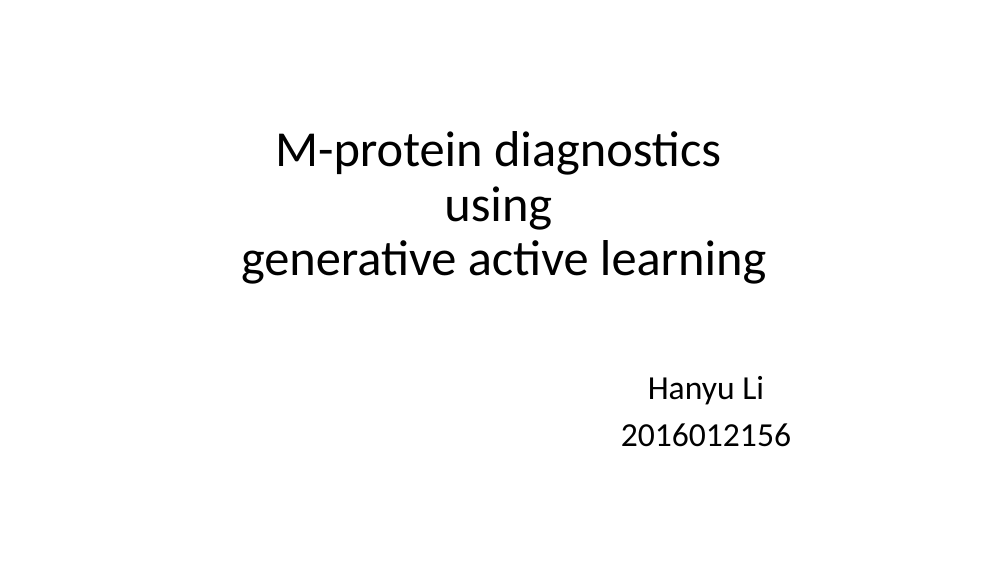
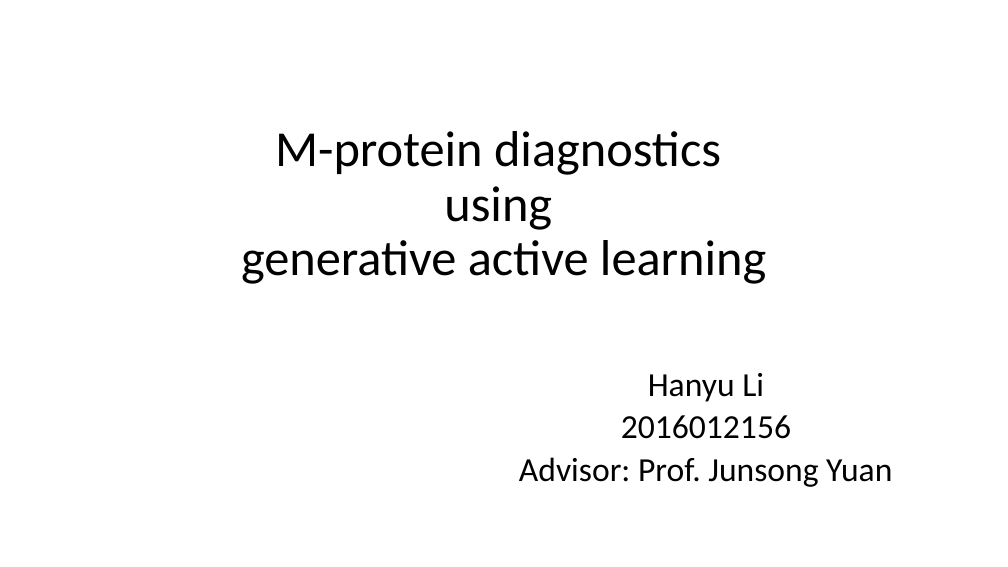
Before and after one commit to Adamli12/M-protein, a slide deck: slide 1 of report/M-protain_active_generative.pptx. Drawn at 1008x567 pixels with LibreOffice and Linux fonts; fonts in the diff are those of the drawing. Boxes give left, top, right and bottom in pixels: in the first picture for what was removed or moved away, otherwise in the second. Text is boxed around its words. In the diff, an @@ line names an element or a change of style, - is before the commit and + after.

```diff
--- a/report/M-protain_active_generative.pptx
+++ b/report/M-protain_active_generative.pptx
@@ subtitle at <box>621,373,791,439</box>: line spacing 0.9 to 0.8 @@
@@ subtitle at <box>519,457,892,487</box>: paragraph added @@
+Advisor: Prof. Junsong Yuan
```
Also in this commit, not shown: 3 other slides changed, 1 slide added, 54 other files.
